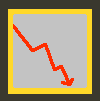
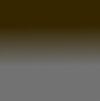
Layers edited between the first and the second w=100, h=101 image:
added group "map modes" with 3 layers above "large style" over 0, 0, 100, 101
added layer "soil" in group "map modes" over 0, 0, 100, 101
hid group "large style" (11 layers) over 0, 0, 100, 101
hid "default button frame" over 0, 0, 100, 101
hid "stock line" over 13, 24, 74, 86
hid "default button panel" over 13, 14, 87, 88
